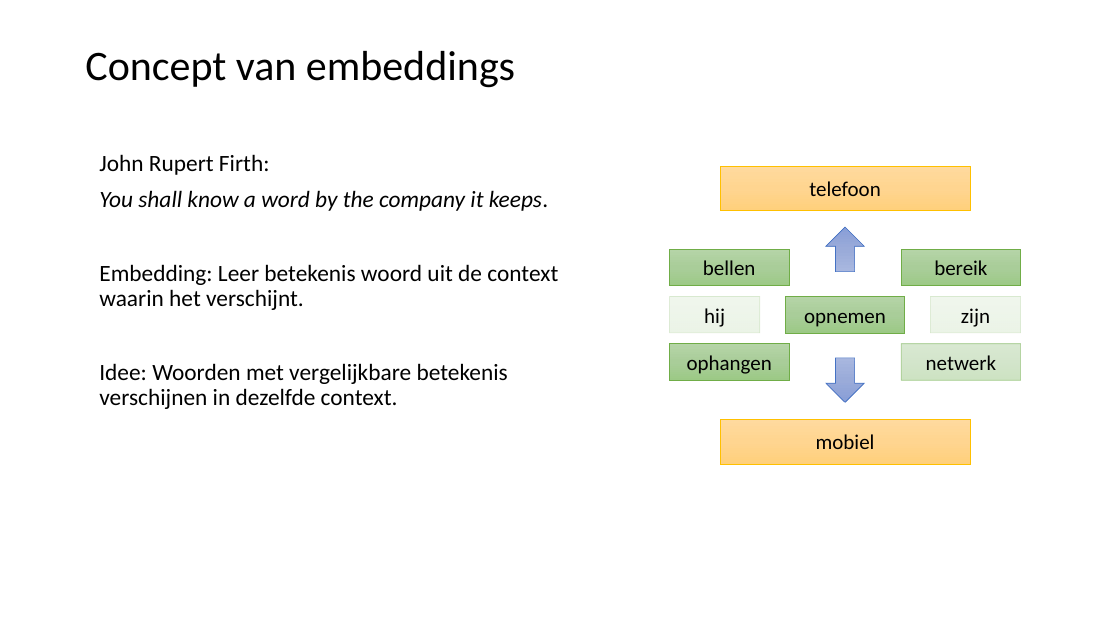
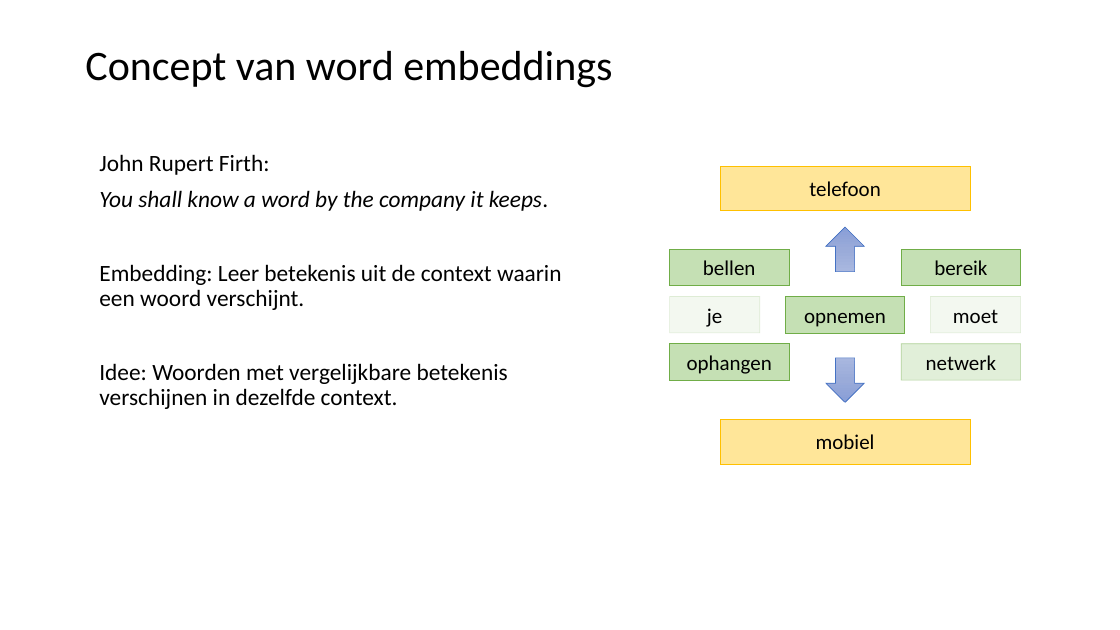
Before and after one commit to LFKoning/knowledge-sharing, a slide deck: slide 45 of python_course/5_nlp/python_cursus_5.pptx. Drawn at 1120x630 pixels with LibreOffice and Linux fonts; fonts in the diff are those of the drawing. Boxes give left, top, right and bottom in pixels: in the first picture for what was removed or moved away, otherwise in the second. Text is boxed around its words. In the diff, an @@ line names an element or a change of style, - is before the commit and + after.

```diff
--- a/python_course/5_nlp/python_cursus_5.pptx
+++ b/python_course/5_nlp/python_cursus_5.pptx
@@ title at bbox=[85, 51, 612, 88]: text changed @@
-Concept van embeddings
+Concept van word embeddings
@@ rectangle "telefoon" at bbox=[720, 166, 970, 211]: fill gradient #FFDB9E to #FFD590 to #FFD07C to #FFE699 @@
@@ text at bbox=[99, 264, 562, 310]: text changed @@
-Embedding: Leer betekenis woord uit de context waarin het verschijnt.
+Embedding: Leer betekenis uit de context waarin een woord verschijnt.
@@ rectangle "je" at bbox=[670, 297, 760, 333]: fill gradient #B5D5A7 to #AACE9A to #9CC987 to #C5E0B4 at 20% opacity @@
@@ rectangle "moet" at bbox=[931, 297, 1021, 333]: fill gradient #B5D5A7 to #AACE9A to #9CC987 to #C5E0B4 at 20% opacity @@
@@ text in rectangle at bbox=[707, 308, 722, 327]: text changed @@
-hij
+je
@@ text in rectangle at bbox=[953, 309, 998, 323]: text changed @@
-zijn
+moet
@@ fill gradient #B5D5A7 to #AACE9A to #9CC987 to #C5E0B4 in 4 elements at bbox=[786, 297, 905, 333], bbox=[670, 250, 789, 286], bbox=[902, 250, 1021, 286], bbox=[670, 344, 789, 380] @@
@@ rectangle "netwerk" at bbox=[902, 344, 1021, 380]: fill gradient #B5D5A7 to #AACE9A to #9CC987 to #C5E0B4 at 50% opacity @@
@@ rectangle "mobiel" at bbox=[720, 419, 970, 464]: fill gradient #FFDB9E to #FFD590 to #FFD07C to #FFE699 @@
```
Also in this commit, not shown: 37 other slides changed, 12 slides added, 11 slides removed, 10 other files.
